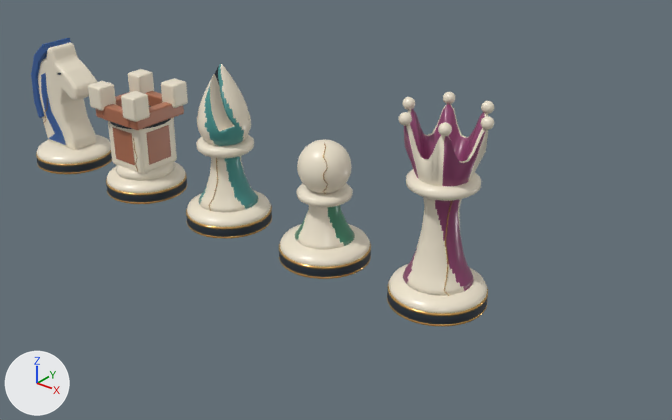
The Blender file ArtSource/Models/InkPorcelain/ink-porcelain-set.blend as it was, and as the next commit left it.
Rendered twice from a camera (50 mm lens) standing at (5.16, -5.0, 3.56) and looking at (1.03, 0.16, 0.36). Arrows for +X, +Y and +Z are at lower left; the lights stay in place. The first picture is the older version.

Script lines for the objects in view, before the commit:
```python
ob_pawn = bpy.data.objects.new('pawn', me_matte_ink_foot_008)
ob_pawn.location = (1.05, 0.0, 0.0)
ob_queen = bpy.data.objects.new('queen', me_matte_ink_foot_009)
ob_queen.location = (2.1, 0.0, 0.0)
ob_rook = bpy.data.objects.new('rook', me_matte_ink_foot_006)
ob_rook.location = (-1.05, 0.0, 0.0)
# also in view: 'knight' at (-2.1, 0.0, 0.6); 'bishop' at (0.0, 0.0, 0.69)
```
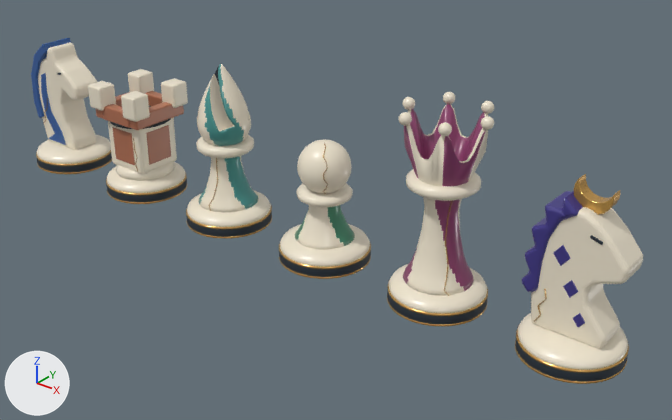
Commit message: Add a unique Ink Porcelain model for the Nightrider

Where the change shows, as pixel boxes (x1, y1, x2, y2) in the pictures (672 x 420 px):
```json
{"object": "nightrider", "change": "added", "after": [515, 174, 643, 384], "faces in mat_inkporcelain_ivory_001 (pale yellow #f1e7d1)": [518, 207, 643, 370], "faces in mat_inkporcelain_paintmidnight (blue #403885)": [522, 191, 585, 327], "faces in mat_inkporcelain_gold_001 (orange #d8aa5b)": [515, 174, 629, 384], "faces in mat_inkporcelain_ink_001 (dark blue #242f38)": [515, 235, 628, 382]}
```

The change, as JSON lines over the scene's bpy script:
```json
{"op": "add", "block": "mat_inkporcelain_paintmidnight", "code": ["mat_inkporcelain_paintmidnight = principled_material('InkPorcelain_PaintMidnight')", "mat_inkporcelain_paintmidnight.base_color = (0.052, 0.04, 0.235)  # blue #403885", "mat_inkporcelain_paintmidnight.roughness = 0.3"]}
{"op": "add", "block": "me_nightrider", "code": ["me_nightrider = bpy.data.meshes.new('nightrider')", "me_nightrider.from_pydata(...)  # 3510 vertices, 3530 faces; spans x -0.362..0.362, y -0.362..0.362, z 0.0..1.271", "# faces by material slot: [556, 1274, 987, 713]", "me_nightrider.materials.append(mat_inkporcelain_ink_001)  # dark blue #242f38", "me_nightrider.materials.append(mat_inkporcelain_gold_001)  # orange #d8aa5b", "me_nightrider.materials.append(mat_inkporcelain_ivory_001)  # pale yellow #f1e7d1", "me_nightrider.materials.append(mat_inkporcelain_paintmidnight)  # blue #403885"]}
{"op": "add", "block": "ob_nightrider", "code": ["ob_nightrider = bpy.data.objects.new('nightrider', me_nightrider)", "ob_nightrider.location = (3.15, 0.0, 0.0)"]}
```
